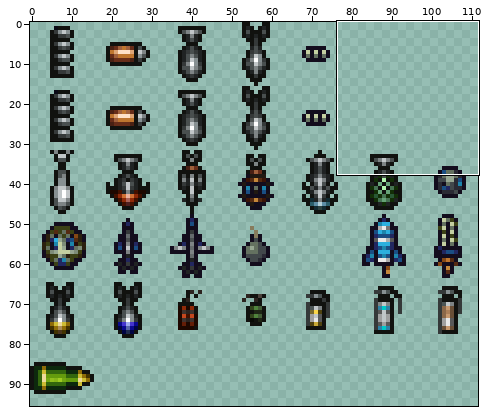
Two versions of one sprite sheet, TerritoryControl_Structures/Entities/Structures/Factories/BombAssembler/BombAssemblerIcons.png. The first picture is a wide view before the edit; the outline marks the close-up.
Close-up. First the earlier version:
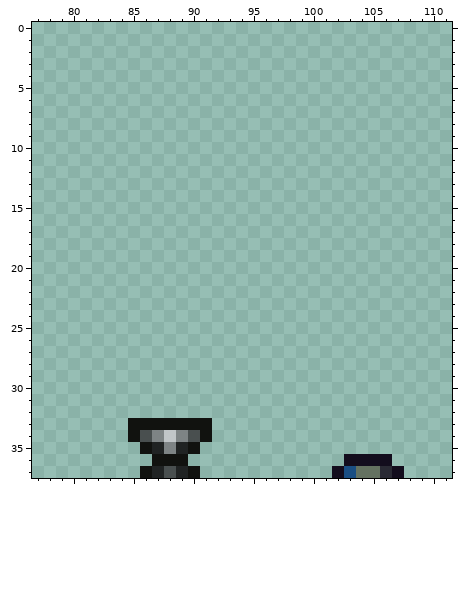
The file is 112x96 pixels. Colours within 5 levels of each other are drawn and written as one. Shown: x 77..111, y 0..37. The old version is drawn lined up with the new one. The commit also changed other parts of the picture, which this record leaves out.
Once edited:
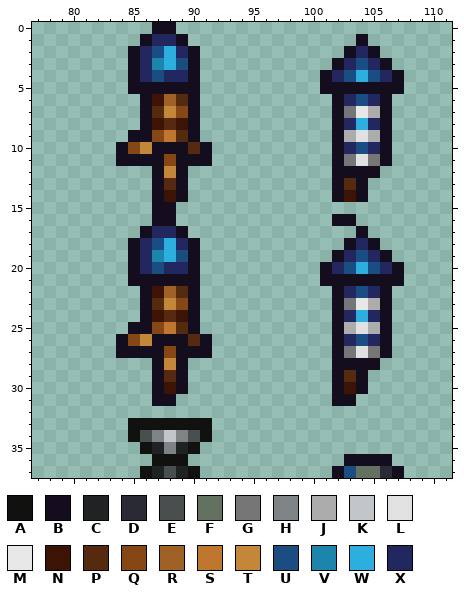
Palette (. is transparent): A #11120f  B #130d1d  C #202323  D #2a2a34  E #494f4f  F #647160  G #767676  H #7e8485  J #acacac  K #c1c6c8  L #e1e1e1  M #e8e8e8  N #3b1406  P #552a11  Q #844715  R #9f6125  S #bf762f  T #c4873a  U #1a4e83  V #1d85ab  W #2cafde  X #222760
Difference:
drawings rearranged on the sheet (the old picture shows each at its new place; 6 dropped ones are not shown)
Changed rows in their new state; - is an unchanged pixel.
first column x 84:
 0 ---BB-------------------
 1 --BXXB--------------B---
 2 -BXUWXB------------BXB--
 3 -BXVWUB-----------BXUXB-
 4 -BXUXXB----------BXUWUXB
 5 -BBBBBB----------BBBBBBB
 6 --BNRPB-----------BXUXB-
 7 --BPTQB-----------BGMJB-
 8 --BNPNB-----------BXWXB-
 9 -BBQSPB-----------BJLJB-
10 BQTBBBPB----------BXUXB-
11 BBBBQBBB----------BGLGB-
12 ---BTB------------BBBB--
13 ---BPB------------BPB---
14 ---BNB------------BNB---
15 ---BB-------------------
16 ---BB-------------BB----
17 --BXXB--------------B---
18 -BXUWXB------------BXB--
19 -BXVWUB-----------BXUXB-
20 -BXUXXB----------BXUWUXB
21 -BBBBBB----------BBBBBBB
22 --BNRPB-----------BXUXB-
23 --BPTQB-----------BGMJB-
24 --BNPNB-----------BXWXB-
25 -BBQSPB-----------BJLJB-
26 BQTBBBPB----------BXUXB-
27 BBBBQBBB----------BGLGB-
28 ---BTB------------BBBB--
29 ---BPB------------BPB---
30 ---BNB------------BNB---
31 ---BB-------------BB----
